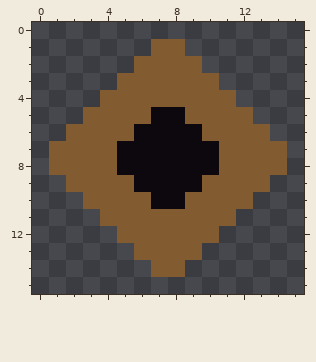
File history of a pixel-art file, docs/img/icon_gem.ase. Above: the version before the commit.
16x16 pixels, 1 frame.
Once edited:
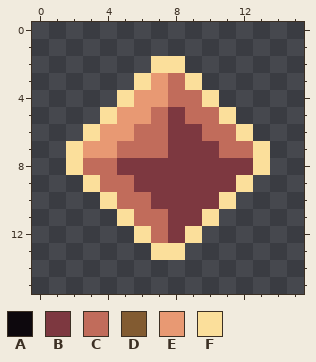
Palette (. is transparent): A #0d080d  B #7d3840  C #c16c5b  D #825b31  E #e89973  F #fbdf9b
Changes in this commit:
Changed rows in their new state; - is an unchanged pixel.
first column x 1:
 1 ------..------
 2 -----.FF.-----
 3 ----.FECF.----
 4 ---.FEECCF.---
 5 --.FEECBCCF.--
 6 -.FEECCBBCCF.-
 7 .FEECCCBBBCCF.
 8 .FCCBBBBBBBBF.
 9 -.FCCBBBBBBF.-
10 --.FCCBBBBF.--
11 ---.FCCBBF.---
12 ----.FCBF.----
13 -----.FF.-----
14 ------..------
